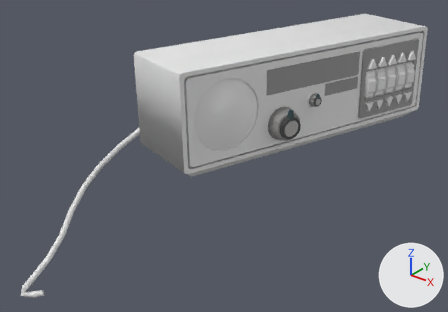
One commit to the FBX model Assets/_Assets/Models/RadioUnit_01.fbx: the scene before it, then after it.
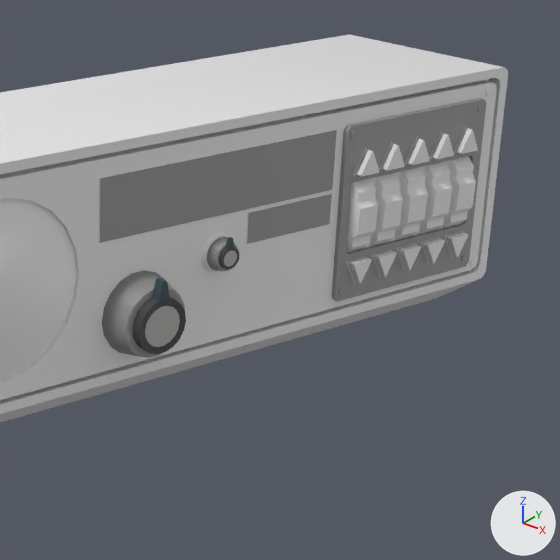
Old and new are each drawn whole from a 50 mm camera at (8.15, -2.54, 14.61) aimed at (2.84, 4.1, 10.49) and again close up on the part from 51% to 100% of the width and 0% to 71% of the height. The axes (+X, +Y, +Z) are drawn at lower right. The lights are the same throughout. The first two pictures are the older version. Where no turn or scale is listed for an object, it has been applied to the vertices.

Names of what the first close-up shows: 'numDial_01', 'numDial_02', 'numDial_03', 'numDial_04', 'numDial_05', 'radioTuner_v1', 'radioVol_v1', 'radio_base_v1', 'satelliteDecoder' and 10 more.
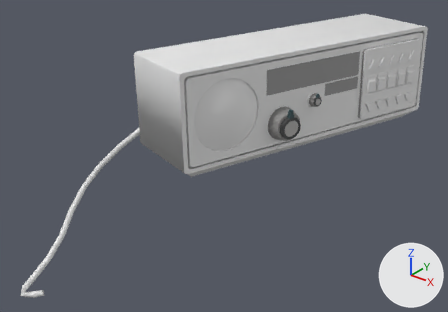
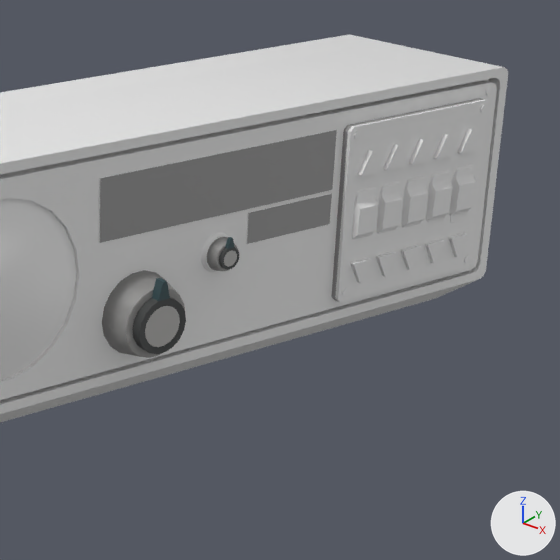
The change, as a diff of the scene's bpy script:
```diff
--- a/Assets/_Assets/Models/RadioUnit_01.fbx.py
+++ b/Assets/_Assets/Models/RadioUnit_01.fbx.py
@@ me_cylinder_102 @@
+me_cylinder_102.from_pydata(...)  # 148 vertices, 137 faces; spans x -0.235..0.229, y -0.558..0.56, z -0.54..0.54
@@ ob_blankplate_v1 @@
+ob_blankplate_v1 = bpy.data.objects.new('blankPlate_v1', me_cylinder_102)
+ob_blankplate_v1.location = (4.421, 6.213, 11.498)
```

Pixel boxes (x1, y1, x2, y2) of what changed, in the close-ups (560 x 560 px):
'blankPlate_v1', added
    after: (335, 99, 490, 302)
'satelliteDecoder', unchanged, covered by the edit
    before: (332, 98, 486, 301)
    after: (332, 98, 484, 301)
